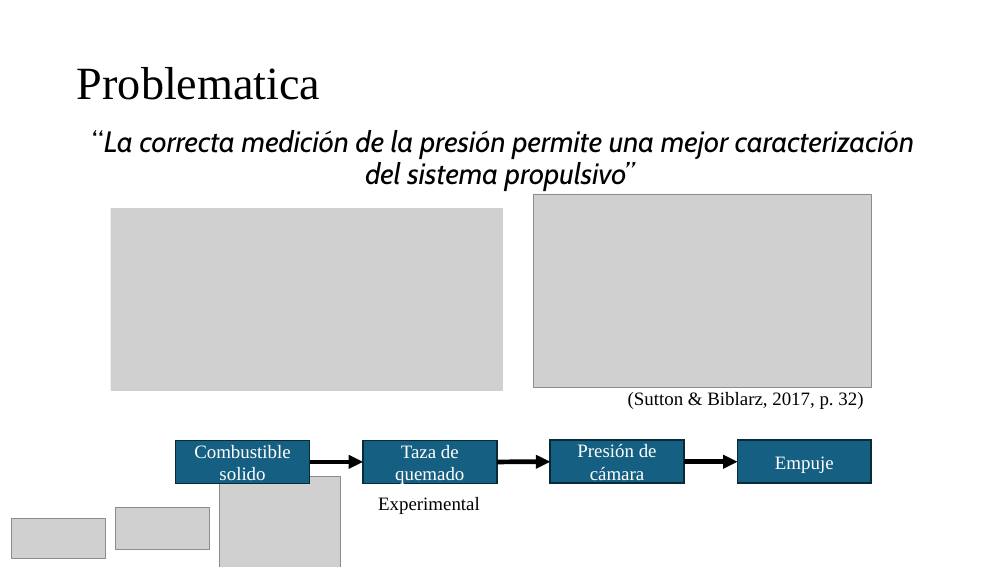
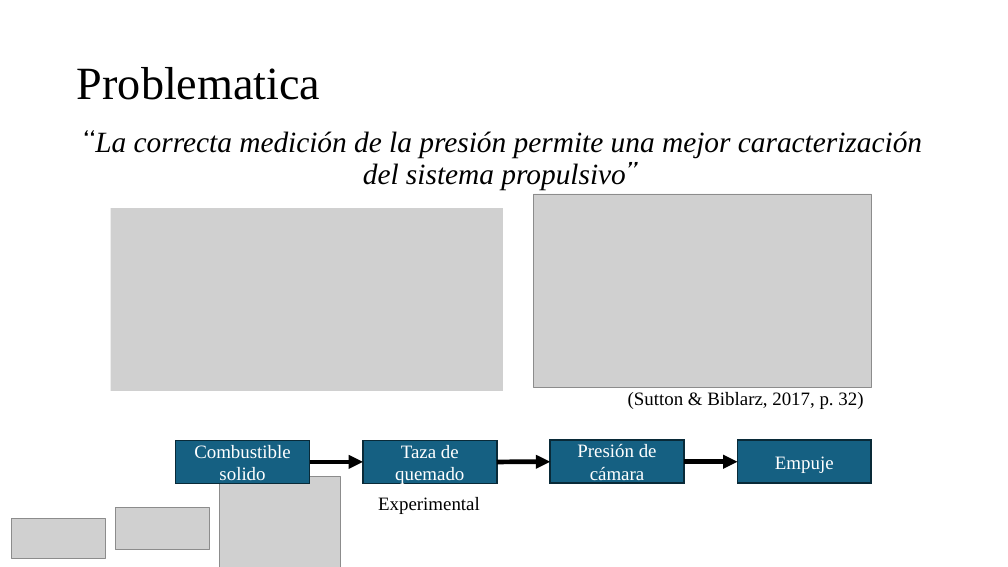
Before and after one commit to Archimedean2345/The-thermal-repository, a slide deck: slide 3 of PIAE2-Presentacion Tecnica.pptx. Drawn at 1008x567 pixels with LibreOffice and Linux fonts; fonts in the diff are those of the drawing; grey boxes stand for pictures. Boxes give left, top, right and bottom in pixels: in the first picture for what was removed or moved away, otherwise in the second. Text is boxed around its words. In the diff, an @@ line names an element or a change of style, - is before the commit and + after.

```diff
--- a/PIAE2-Presentacion Tecnica.pptx
+++ b/PIAE2-Presentacion Tecnica.pptx
@@ text "“La correcta medición de la ..." at (x1=84, y1=130, x2=922, y2=190): font Cabin to Times New Roman @@
```
Also in this commit, not shown: 9 other slides changed, 2 slides added, 3 slides removed, 1 other file.
